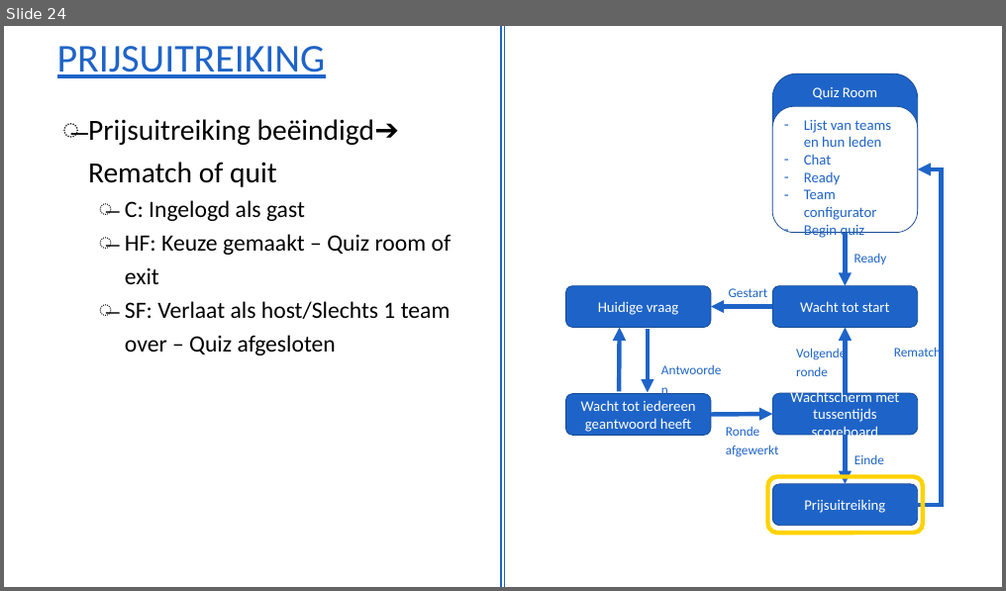
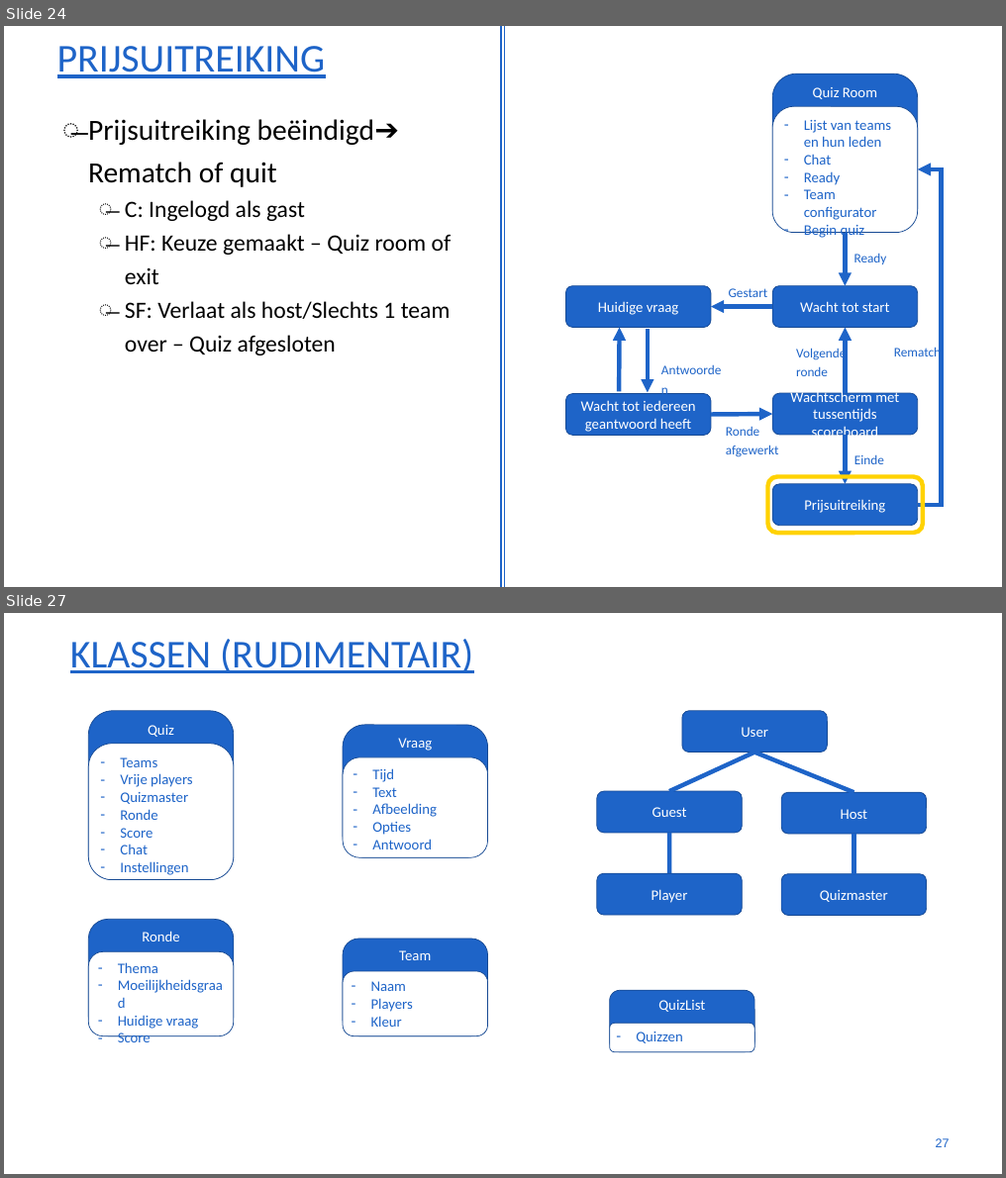
Before and after one commit to gartangh/Software-Development-Project, a slide deck: Analyse.pptx. Shown one above the other, each under a label of ours: slide 24 before the commit, slides 24 and 27 after it; the slides between them are not shown. The pictures are 1006x591 and 1006x1178 pixels, drawn with LibreOffice and Linux fonts; fonts in the diff are those of the drawing; background and template pictures are left out. Boxes give left, top, right and bottom in pixels: in the first picture for what was removed or moved away, otherwise in the second. Text is boxed around its words. In the diff, an @@ line names an element or a change of style, - is before the commit and + after.

```diff
--- a/Analyse.pptx
+++ b/Analyse.pptx
@@ slide 27 added at bbox=[4, 613, 1002, 1174], background #FFFFFF @@
@@ title added at bbox=[70, 639, 473, 673], 54 pt, text #1E64C8, underline @@
+KLASSEN (RUDIMENTAIR)
@@ rounded rectangle added at bbox=[89, 711, 234, 880], fill #1E64C8, outline #164A94 1 pt, 20 pt, text #FFFFFF @@
+Quiz
@@ rounded rectangle added at bbox=[343, 725, 488, 858], fill #1E64C8, outline #164A94 1 pt, 20 pt, text #FFFFFF @@
+Vraag
@@ rounded rectangle added at bbox=[682, 711, 827, 753], fill #1E64C8, outline #164A94 1 pt, 20 pt, text #FFFFFF @@
+User
@@ rounded rectangle added at bbox=[89, 744, 234, 880], fill #FFFFFF, outline #164A94 1 pt, 20 pt, text #1E64C8 @@
+– Teams
+– Vrije players
+– Quizmaster
+– Ronde
+– Score
+– Chat
+– Instellingen
@@ rounded rectangle added at bbox=[343, 758, 488, 859], fill #FFFFFF, outline #164A94 1 pt, 20 pt, text #1E64C8 @@
+– Tijd
+– Text
+– Afbeelding
+– Opties
+– Antwoord
@@ line added from (669, 791) to (754, 753), #1E64C8 6 pt @@
@@ line added from (854, 792) to (754, 753), #1E64C8 6 pt @@
@@ rounded rectangle added at bbox=[597, 791, 743, 833], fill #1E64C8, outline #164A94 1 pt, 20 pt, text #FFFFFF @@
+Guest
@@ rounded rectangle added at bbox=[781, 792, 927, 834], fill #1E64C8, outline #164A94 1 pt, 20 pt, text #FFFFFF @@
+Host
@@ line added from (669, 873) to (669, 833), #1E64C8 6 pt @@
@@ line added from (854, 874) to (854, 834), #1E64C8 6 pt @@
@@ rounded rectangle added at bbox=[597, 873, 742, 915], fill #1E64C8, outline #164A94 1 pt, 20 pt, text #FFFFFF @@
+Player
@@ rounded rectangle added at bbox=[781, 874, 927, 916], fill #1E64C8, outline #164A94 1 pt, 20 pt, text #FFFFFF @@
+Quizmaster
@@ rounded rectangle added at bbox=[89, 919, 234, 1037], fill #1E64C8, outline #164A94 1 pt, 20 pt, text #FFFFFF @@
+Ronde
@@ rounded rectangle added at bbox=[343, 939, 488, 1037], fill #1E64C8, outline #164A94 1 pt, 20 pt, text #FFFFFF @@
+Team
@@ rounded rectangle added at bbox=[89, 952, 234, 1036], fill #FFFFFF, outline #164A94 1 pt, 20 pt, text #1E64C8 @@
+– Thema
+– Moeilijkheidsgraad
+– Huidige vraag
+– Score
@@ rounded rectangle added at bbox=[343, 971, 488, 1036], fill #FFFFFF, outline #164A94 1 pt, 20 pt, text #1E64C8 @@
+– Naam
+– Players
+– Kleur
@@ rounded rectangle added at bbox=[610, 990, 755, 1053], fill #1E64C8, outline #164A94 1 pt, 20 pt, text #FFFFFF @@
+QuizList
@@ rounded rectangle added at bbox=[610, 1023, 755, 1053], fill #FFFFFF, outline #164A94 1 pt, 20 pt, text #1E64C8 @@
+– Quizzen
@@ page number added at bbox=[936, 1139, 949, 1148], 17.1 pt, text #1E64C8 @@
+27
```
Also in this commit, not shown: 3 other slides added, 1 slide removed, 17 other files.
